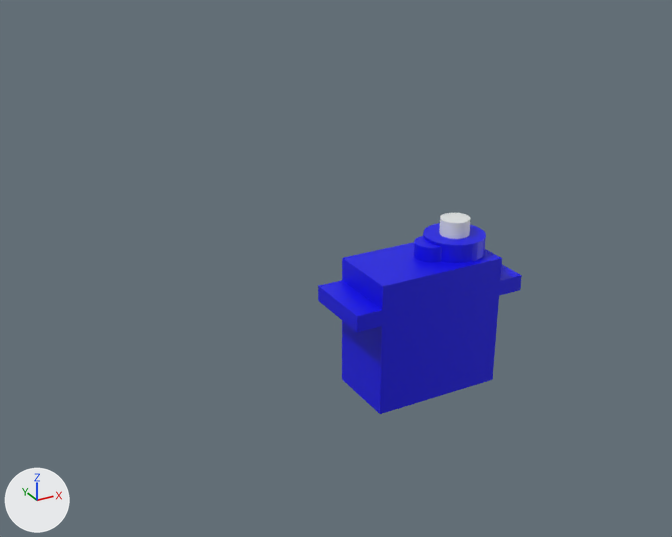
The Blender file arquivoBlender/projeto_mug_Parksinson.blend, before and after one commit.
Before and after are seen from a camera (50 mm lens) standing at (-113.1, -198.4, 74.2) and looking at (1.0, 9.1, -29.5). Lighting does not change. The marker at lower left points along +X, +Y and +Z.

The older version as bpy lines, for what is in view:
```python
me_cube_004 = bpy.data.meshes.new('Cube.004')
me_cube_004.from_pydata(...)  # 210 vertices, 139 faces; spans x -15.6..15.6, y -15.2..13.1, z -6.2..6.2
# faces by material slot: [33, 106]
me_cube_004.materials.append(mat_material_002)  # white #e4e7e7
me_cube_004.materials.append(mat_material_003)  # blue #0700e7
ob_cube_002 = bpy.data.objects.new('Cube.002', me_cube_004)
ob_cube_002.location = (30.1, 9.7, -45.8)
ob_cube_002.rotation_euler = (1.571, 0.0, 0.0)  # degrees (90, 0, 0)
ob_cube_002.scale = (1.82, 1.82, 1.82)
```
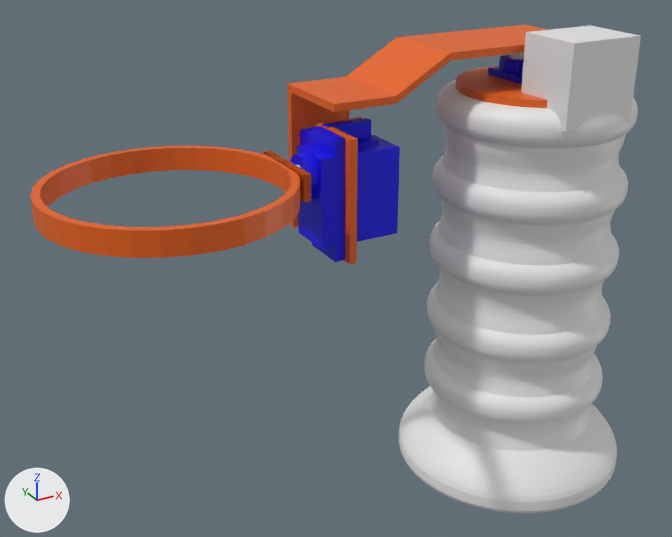
What changed in the scene script:
```text
Change me_cube_004:
    where me_cube_004.from_pydata(...)  # 210 vertices, 139 faces; spans x -15.6..15.6, y -15.2..13.1, z -6.2..6.2
    used by ob_cube_002; location = (30.1, 9.7, -45.8); rotation_euler = (1.571, 0.0, 0.0), in degrees (90, 0, 0); scale = (1.82, 1.82, 1.82)
    me_cube_004 part 1: all 6 vertices in x -15.6..-11.2, y -15.2..7.3, z -6.2 are moved by (-1.0, 0.0, -0.5)
    me_cube_004 part 2: all 6 vertices in x -15.6..-11.2, y -15.2..7.3, z 6.2 are moved by (-1.0, 0.0, 0.0)
    me_cube_004 part 3: all 6 vertices in x 11.2..15.6, y -15.2..7.3, z -6.2 are moved by (0.0, 0.0, -0.5)
Change ob_cube_002:
    ob_cube_002.scale: (1.82, 1.82, 1.82) -> (1.0, 1.0, 1.0)
    ob_cube_002.location: (30.1, 9.7, -45.8) -> (-4.2, 0.0, -3.4)
    ob_cube_002.rotation_euler: (1.571, 0.0, 0.0) -> (1.571, -1.571, 0.0)  # degrees (90, 0, 0) -> degrees (90, -90, 0)
Add ob_cubo_004:
    ob_cubo_004 = bpy.data.objects.new('Cubo.004', me_cubo)  # a box spanning x -11.7..6.5, y -11.0..11.0, z -11.0..11.0
    ob_cubo_004.location = (58.4, -14.5, 22.6)
    ob_cubo_004.rotation_euler = (0.0, 0.0, 1.571)  # degrees (0, 0, 90)
Add ob_p1_001:
    ob_p1_001 = bpy.data.objects.new('p1.001', me_cilindro_002)  # 660 vertices, 552 faces; spans x -22.3..22.3, y -22.3..22.3, z -39.4..-14.3; in mat_materiais (orange #e76315); modifiers BOOLEAN, BOOLEAN
    ob_p1_001.location = (59.5, 0.2, -21.4)
    ob_p1_001.rotation_euler = (3.142, 0.0, 0.0)  # degrees (180, 0, 0)
Add ob_cube_003:
    ob_cube_003 = bpy.data.objects.new('Cube.003', me_cube_004.copy())  # the mesh of ob_cube_002
    ob_cube_003.location = (59.7, 3.1, 12.6)
    ob_cube_003.rotation_euler = (1.571, 0.0, -4.712)  # degrees (90, 0, -270)
Add ob_p1:
    ob_p1 = bpy.data.objects.new('p1', me_cilindro_001)  # 15035 vertices, 14003 faces; spans x -34.9..34.9, y -34.9..34.9, z -35.3..86.8
    ob_p1.location = (59.5, 0.2, -19.2)
    ob_p1.rotation_euler = (3.142, 0.0, 0.0)  # degrees (180, 0, 0)
Add ob_cubo_005:
    ob_cubo_005 = bpy.data.objects.new('Cubo.005', me_cubo_007)  # a box spanning x -1.0..1.0, y -3.4..3.4, z -11.3..11.3; in mat_materiais (orange #e76315)
    ob_cubo_005.location = (59.9, 8.0, 26.7)
    ob_cubo_005.rotation_euler = (4.712, -1.571, 0.0)  # degrees (270, -90, 0)
Add ob_cubo_003:
    ob_cubo_003 = bpy.data.objects.new('Cubo.003', me_cubo_005)  # 28 vertices, 26 faces; spans x -8.5..69.8, y -30.1..18.9, z -25.7..0.0; in mat_materiais (orange #e76315); modifiers BOOLEAN
    ob_cubo_003.location = (1.6, 21.1, -0.4)
    ob_cubo_003.rotation_euler = (-1.571, 0.0, 0.0)  # degrees (-90, 0, 0)
Add ob_cube_001:
    ob_cube_001 = bpy.data.objects.new('Cube.001', me_cube_001)  # 210 vertices, 139 faces; spans x -16.1..16.1, y -15.2..13.1, z -6.5..6.5; in mat_material_002 (white #e4e7e7), mat_material_003 (blue #0700e7)
    ob_cube_001.location = (2.1, 7.2, -3.4)
    ob_cube_001.rotation_euler = (3.142, -1.571, 0.0)  # degrees (180, -90, 0)
Add ob_cubo_001:
    ob_cubo_001 = bpy.data.objects.new('Cubo.001', me_cubo_002)  # 16 vertices, 14 faces; spans x -5.5..12.1, y -16.9..15.9, z -9.0..4.0; in mat_materiais (orange #e76315); modifiers BOOLEAN
    ob_cubo_001.location = (-0.9, 3.2, -3.4)
    ob_cubo_001.rotation_euler = (1.571, 0.0, -1.571)  # degrees (90, 0, -90)
Add ob_cubo:
    ob_cubo = bpy.data.objects.new('Cubo', me_cubo_001)  # a box spanning x -11.3..11.3, y -3.4..3.4, z -1.0..1.0; in mat_materiais (orange #e76315)
    ob_cubo.location = (-17.9, 0.0, 3.0)
    ob_cubo.rotation_euler = (1.571, 0.0, -1.571)  # degrees (90, 0, -90)
Add ob_círculo:
    ob_círculo = bpy.data.objects.new('Círculo', me_círculo_001)  # 128 vertices, 128 faces; spans x -30.5..30.5, y -30.5..30.5, z 0.0..6.0; in mat_materiais (orange #e76315); modifiers BOOLEAN
    ob_círculo.location = (-48.2, 0.0, 0.0)
```

Location of each change, [x1, y1, x2, y2] in pixels of the pictures (672 x 537 px; the box of a moved part takes in the faces that stretch with it):
'p1', added
    after: [399, 80, 638, 513]
'Cube.002', reshaped, moved, turned, rescaled
    before: [318, 213, 522, 414]
    after: [290, 126, 400, 262]
'Círculo', added (orange)
    after: [30, 146, 311, 258]
'Cubo.003', added (orange)
    after: [287, 24, 548, 228]
'Cubo.004', added
    after: [521, 25, 641, 132]
'p1.001', added (orange)
    after: [455, 66, 548, 108]
'Cubo.001', added
    after: [316, 117, 362, 264]
'Cube.001', added (blue)
    after: [300, 118, 379, 146]
'Cube.003', added (blue)
    after: [488, 52, 524, 84]
'Cubo', added
    after: [263, 151, 304, 202]
part 2 of me_cube_004, moved or reshaped
    before: [318, 258, 522, 414]
    after: [312, 138, 400, 262]
part 3 of me_cube_004, moved or reshaped
    before: [343, 242, 521, 286]
    after: [297, 126, 399, 249]
